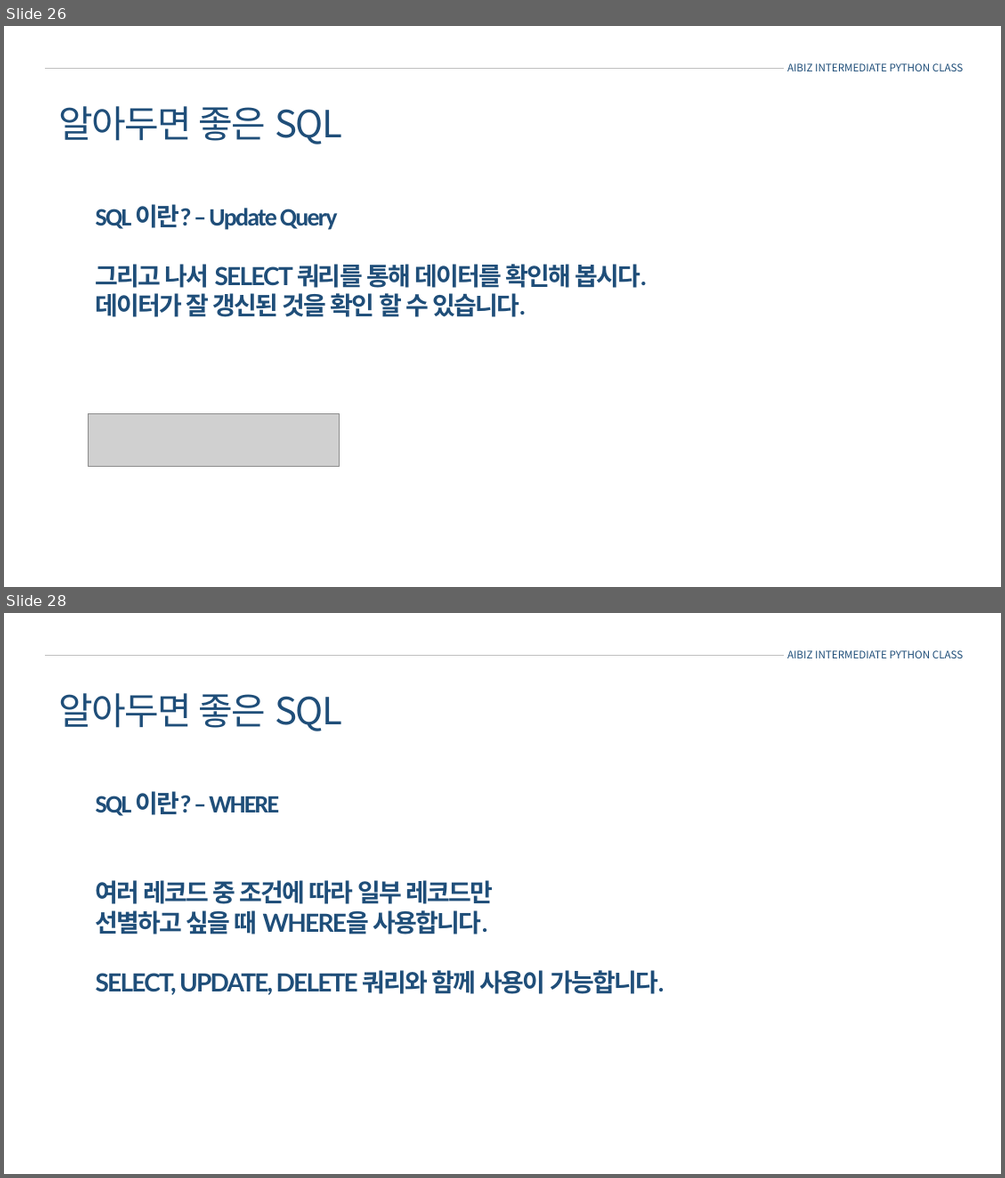
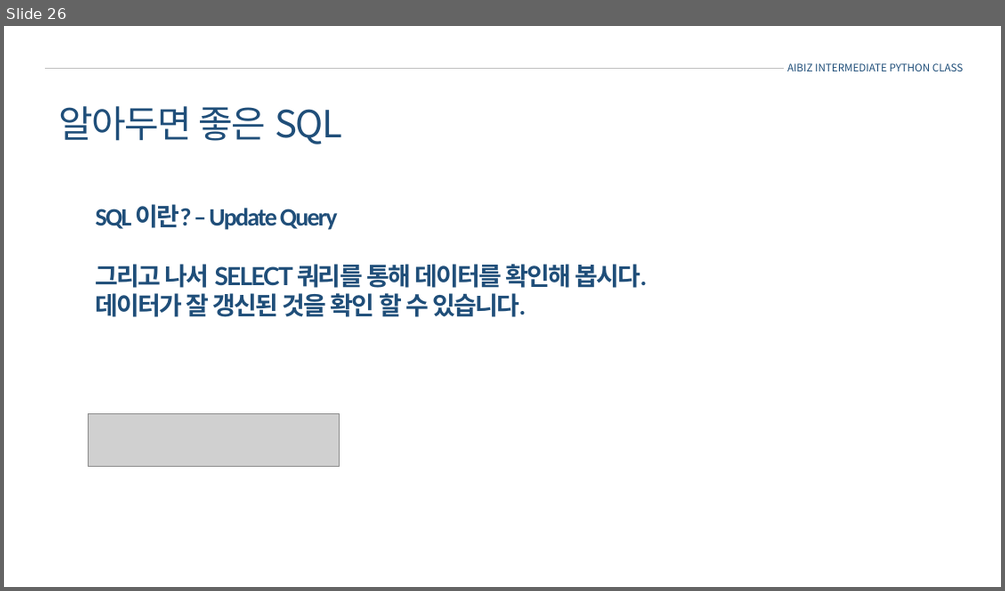
Before and after one commit to louischoi0/intermediate_python, a slide deck: 3강/피피티자료/sql.pptx. Shown one above the other, each under a label of ours: slides 26 and 28 before the commit, slide 26 after it; the slides between them are not shown. The pictures are 1005x1178 and 1005x591 pixels, drawn with LibreOffice and Linux fonts; fonts in the diff are those of the drawing; grey boxes stand for pictures. Boxes give left, top, right and bottom in pixels: in the first picture for what was removed or moved away, otherwise in the second. Text is boxed around its words. In the diff, an @@ line names an element or a change of style, - is before the commit and + after.

```diff
--- a/3강/피피티자료/sql.pptx
+++ b/3강/피피티자료/sql.pptx
@@ slide 28 removed at (x1=4, y1=613, x2=1001, y2=1174), background #FFFFFF @@
@@ line removed from (45, 655) to (784, 655) @@
@@ text removed at (x1=787, y1=650, x2=963, y2=658) @@
-AIBIZ INTERMEDIATE PYTHON CLASS
@@ text removed at (x1=58, y1=693, x2=342, y2=731) @@
-알아두면 좋은 SQL
@@ text removed at (x1=96, y1=791, x2=663, y2=995) @@
-SQL 이란? – WHERE
-여러 레코드 중 조건에 따라 일부 레코드만
-선별하고 싶을 때 WHERE을 사용합니다.
-SELECT, UPDATE, DELETE 쿼리와 함께 사용이 가능합니다.
```
Also in this commit, not shown: 1 slide changed, 2 other slides removed, 29 other files.
